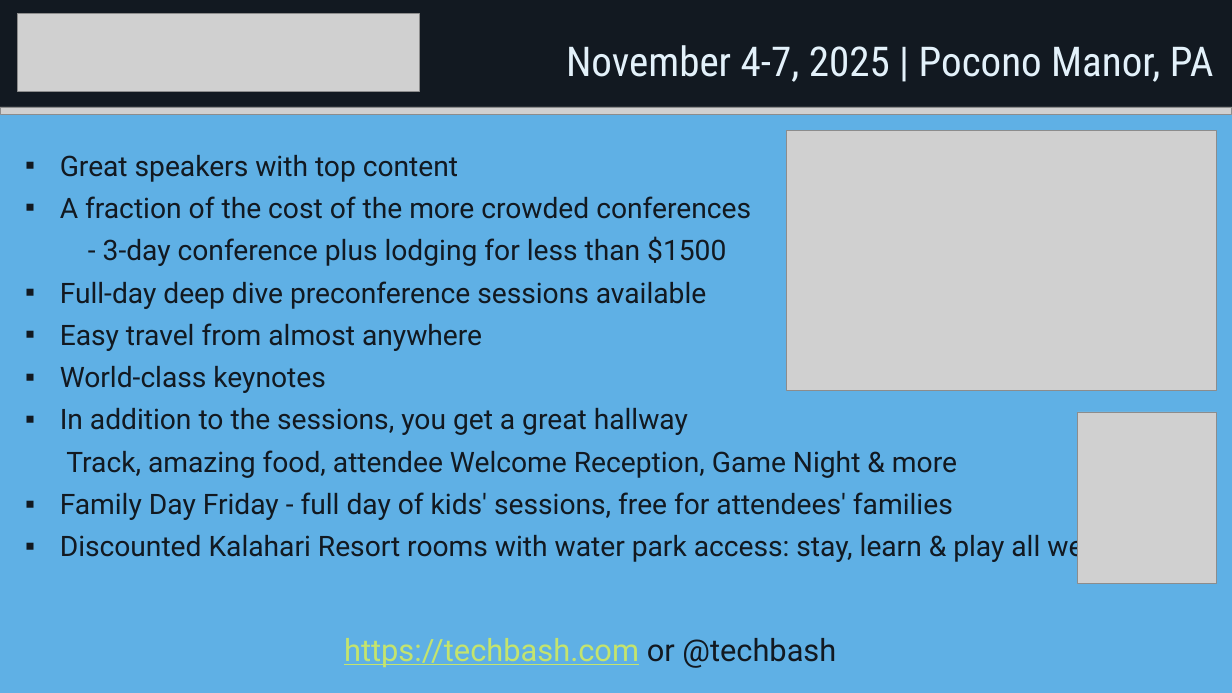
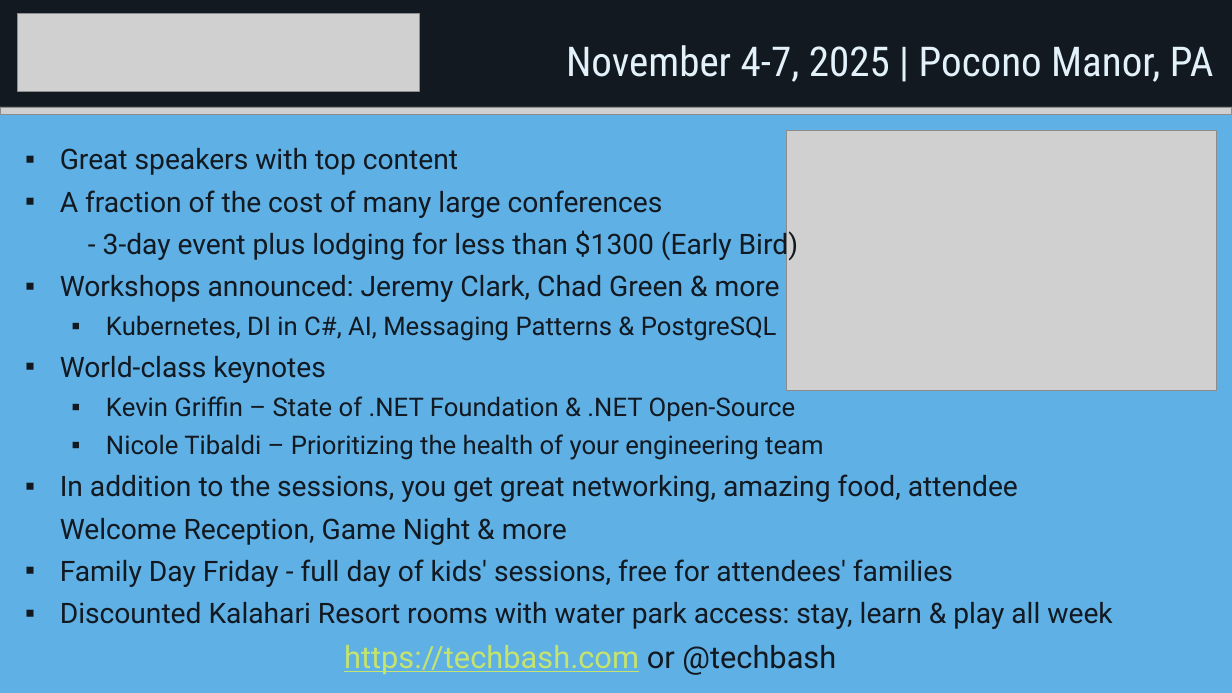
Before and after one commit to alvinashcraft/speaking, a slide deck: slide 3 of 2025/0521_PhillyDotNet/Philly.NET - Intelligent Windows Apps with WCR.pptx. Drawn at 1232x693 pixels with LibreOffice and Linux fonts; fonts in the diff are those of the drawing; grey boxes stand for pictures; background and template pictures are left out. Boxes give left, top, right and bottom in pixels: in the first picture for what was removed or moved away, otherwise in the second. Text is boxed around its words. In the diff, an @@ line names an element or a change of style, - is before the commit and + after.

Commit message:
Update philly.net slides

```diff
--- a/2025/0521_PhillyDotNet/Philly.NET - Intelligent Windows Apps with WCR.pptx
+++ b/2025/0521_PhillyDotNet/Philly.NET - Intelligent Windows Apps with WCR.pptx
@@ text "Great speakers with top content": place and size @@
-text "Great speakers with top content" at [60, 155, 1112, 563]
+text "Great speakers with top content" at [60, 148, 1112, 629]
@@ text at [60, 190, 798, 341]: text changed @@
-▪ A fraction of the cost of the more crowded conferences
-- 3-day conference plus lodging for less than $1500
-▪ Full-day deep dive preconference sessions available
-▪ Easy travel from almost anywhere
+▪ A fraction of the cost of many large conferences
+- 3-day event plus lodging for less than $1300 (Early Bird)
+▪ Workshops announced: Jeremy Clark, Chad Green & more
+  ▪ Kubernetes, DI in C#, AI, Messaging Patterns & PostgreSQL
@@ text at [60, 396, 1018, 545]: text changed; size 22 to 20 pt @@
-▪ In addition to the sessions, you get a great hallway
-Track, amazing food, attendee Welcome Reception, Game Night & more
+  ▪ Kevin Griffin – State of .NET Foundation & .NET Open-Source
+  ▪ Nicole Tibaldi – Prioritizing the health of your engineering team
+▪ In addition to the sessions, you get great networking, amazing food, attendee Welcome Reception, Game Night & more
@@ picture removed at [1078, 412, 1216, 583] @@
@@ text "https://techbash.com or @techbash": place and size @@
-text "https://techbash.com or @techbash" at [344, 638, 836, 668]
+text "https://techbash.com or @techbash" at [344, 645, 836, 675]
```
Also in this commit, not shown: 3 other slides changed, 8 slides added.
